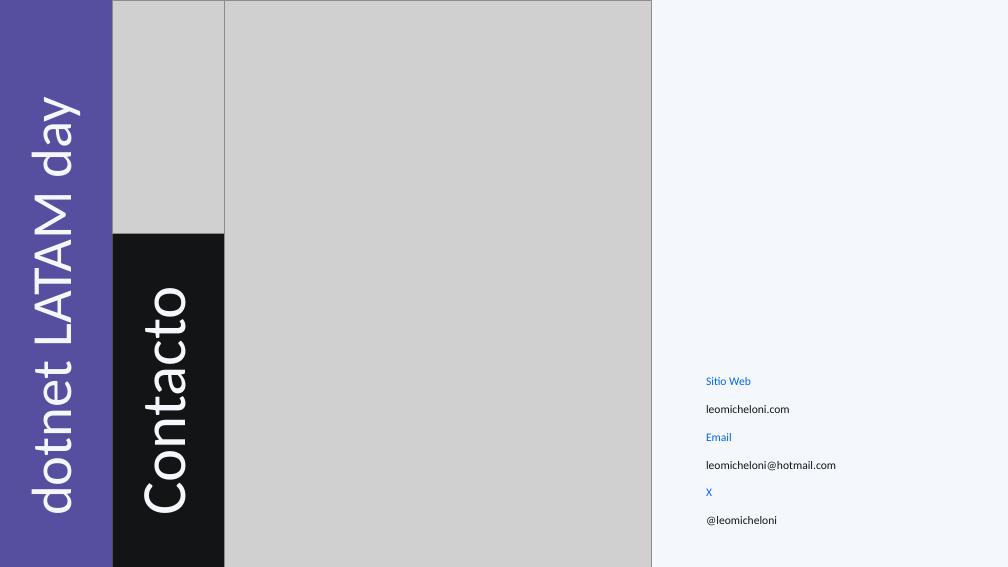
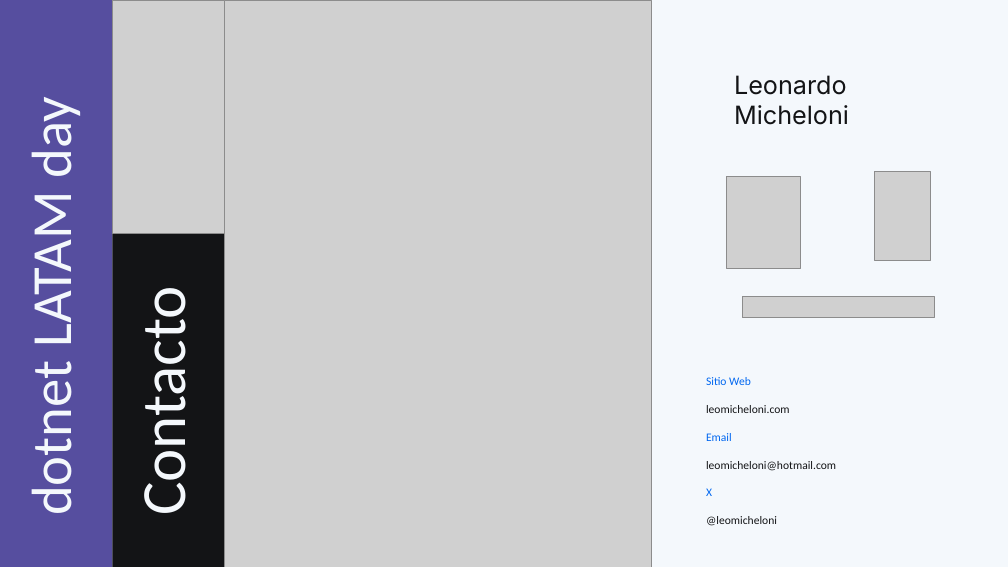
Before and after one commit to leomicheloni/DotnetLatamDay-2024, a slide deck: slide 3 of dotnetlatam_2024_k8s101devs.pptx. Drawn at 1008x567 pixels with LibreOffice and Linux fonts; fonts in the diff are those of the drawing; grey boxes stand for pictures. Boxes give left, top, right and bottom in pixels: in the first picture for what was removed or moved away, otherwise in the second. Text is boxed around its words. In the diff, an @@ line names an element or a change of style, - is before the commit and + after.

```diff
--- a/dotnetlatam_2024_k8s101devs.pptx
+++ b/dotnetlatam_2024_k8s101devs.pptx
@@ text added at (734,75,849,125), 24 pt, text #131416 @@
+Leonardo Micheloni
@@ picture added at (727,176,800,268) @@
@@ picture added at (875,172,931,260) @@
@@ picture added at (743,296,935,318) @@
```
Also in this commit, not shown: 2 other slides changed, 1 slide removed, 8 other files.
